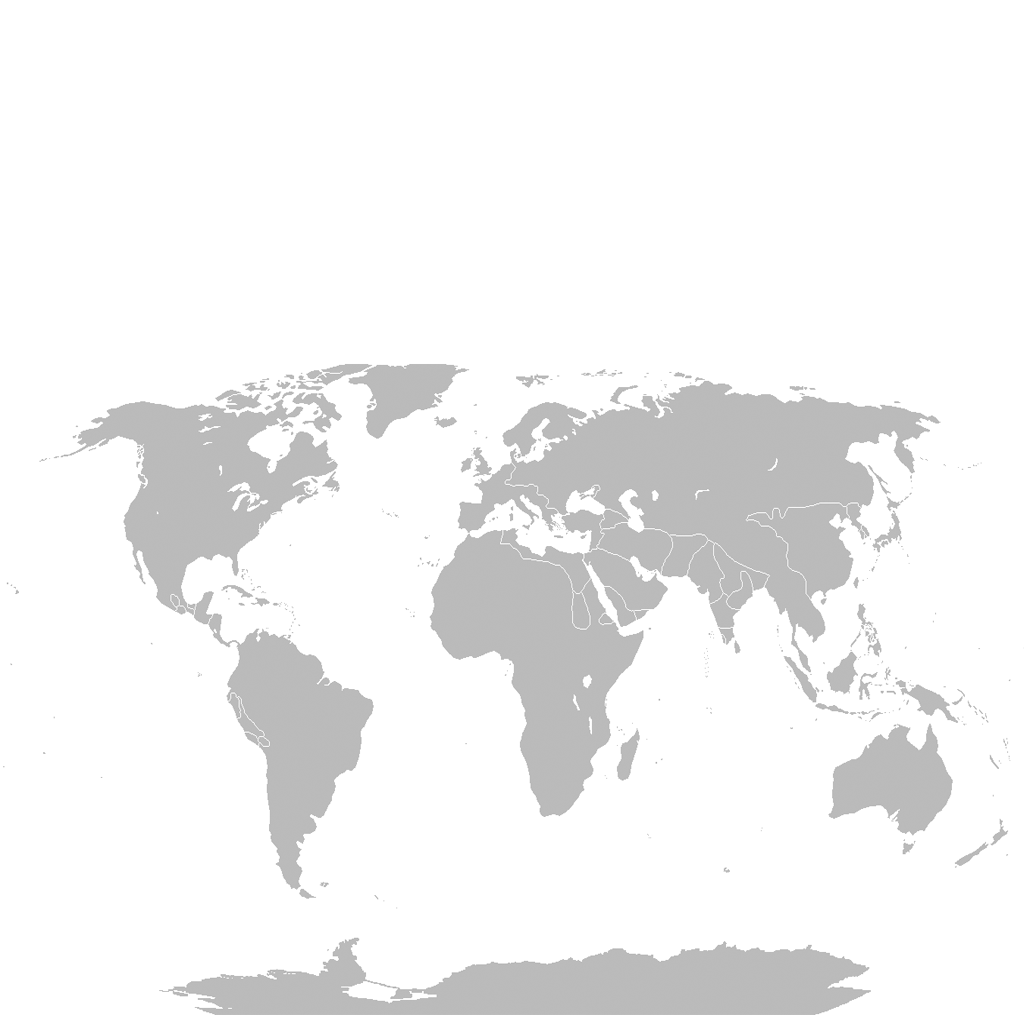
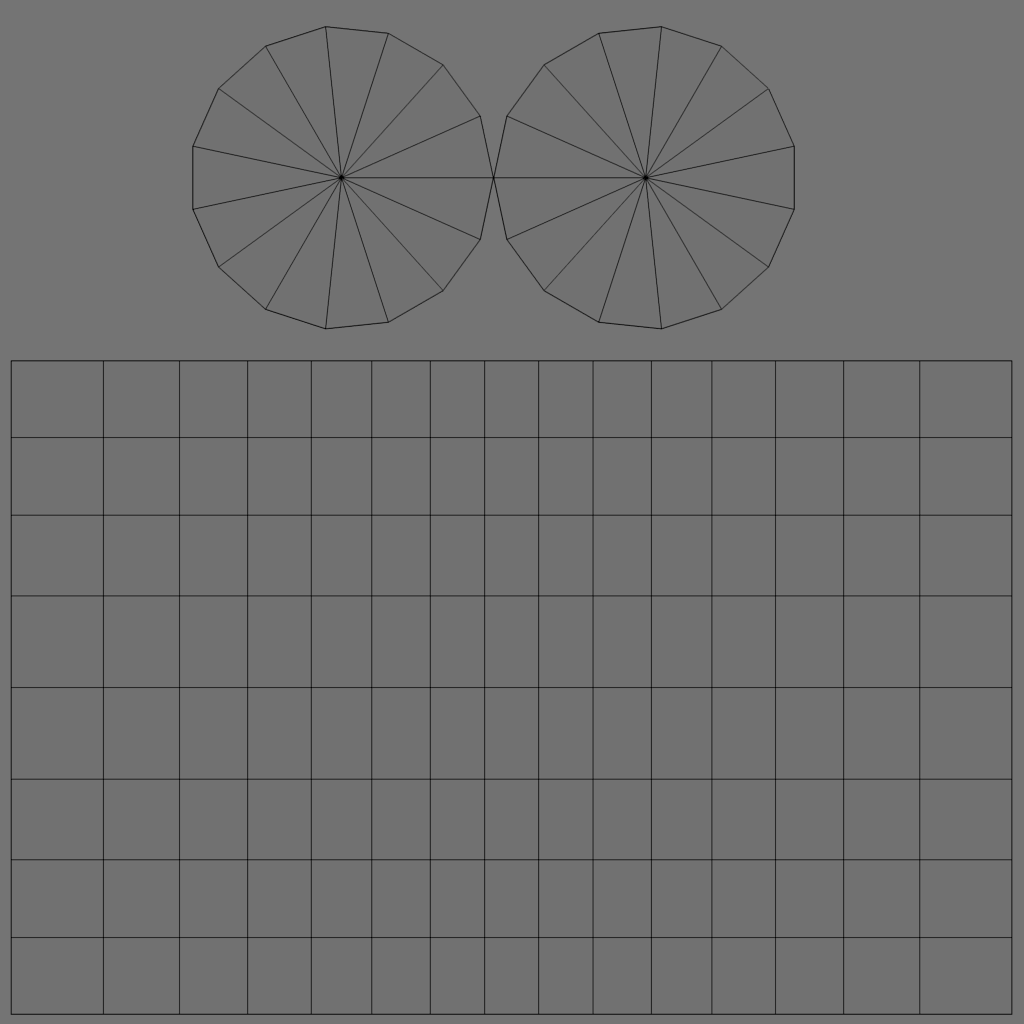
Layers edited between the first and the second 1024px x 1024px image:
showed "Layout", blend normal → multiply over bbox(10, 26, 1013, 1015)
added layer "Layer 4" above "Layer 3" over bbox(0, 0, 1024, 1024)
hid "Layer 2" over bbox(0, 0, 1024, 1024)
